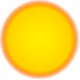
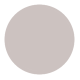
Before/after of a 80px x 80px layered artwork. What changed in the layer stack:
added layer "empty" above "colorless.png" over (x1=4, y1=4, x2=75, y2=75)
hid "SelectedBackground" over (x1=0, y1=0, x2=80, y2=80)
